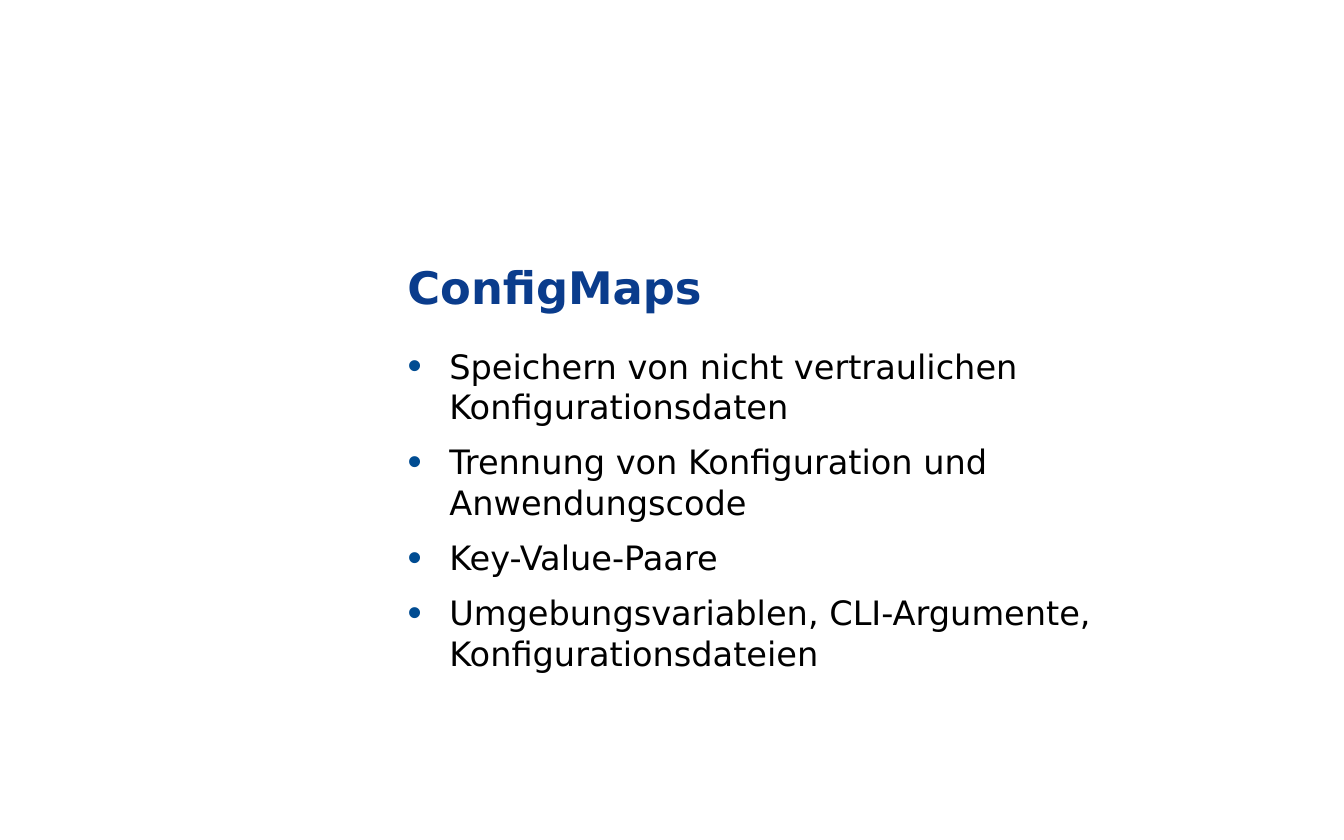
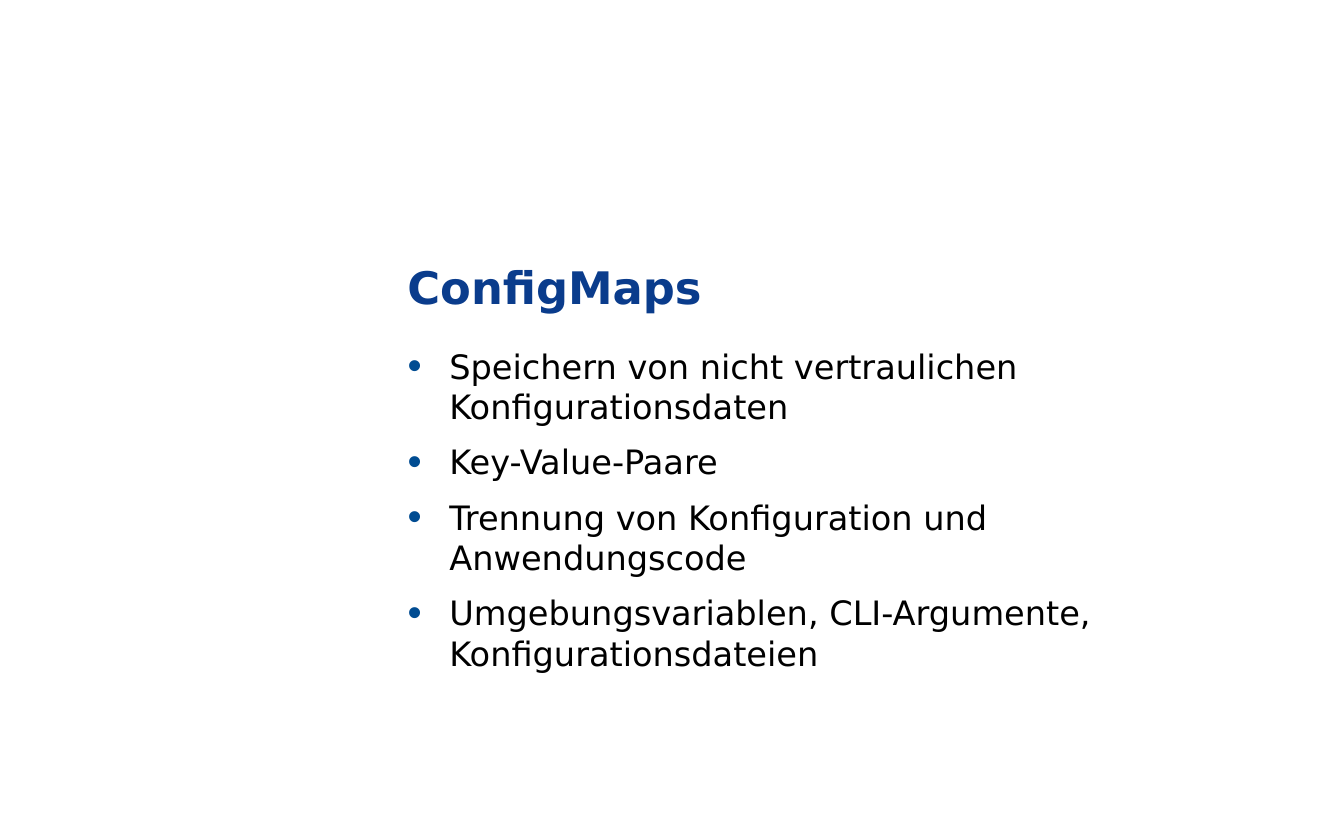
Before and after one commit to grothesk/deepshore-labs, a slide deck: slide 3 of 04-configmaps-und-secrets/deeptalk-04-fb.pptx. Drawn at 1344x840 pixels with LibreOffice and Linux fonts; fonts in the diff are those of the drawing; background and template pictures are left out. Boxes give left, top, right and bottom in pixels: in the first picture for what was removed or moved away, otherwise in the second. Text is boxed around its words. In the diff, an @@ line names an element or a change of style, - is before the commit and + after.

Commit message:
tmp slides

```diff
--- a/04-configmaps-und-secrets/deeptalk-04-fb.pptx
+++ b/04-configmaps-und-secrets/deeptalk-04-fb.pptx
@@ text at [449, 448, 717, 481]: paragraph added @@
+• Key-Value-Paare
@@ text at [449, 544, 717, 577]: paragraph removed @@
-• Key-Value-Paare
```
Also in this commit, not shown: 1 other slide changed, 2 slides added, 1 slide removed, 1 other file.
